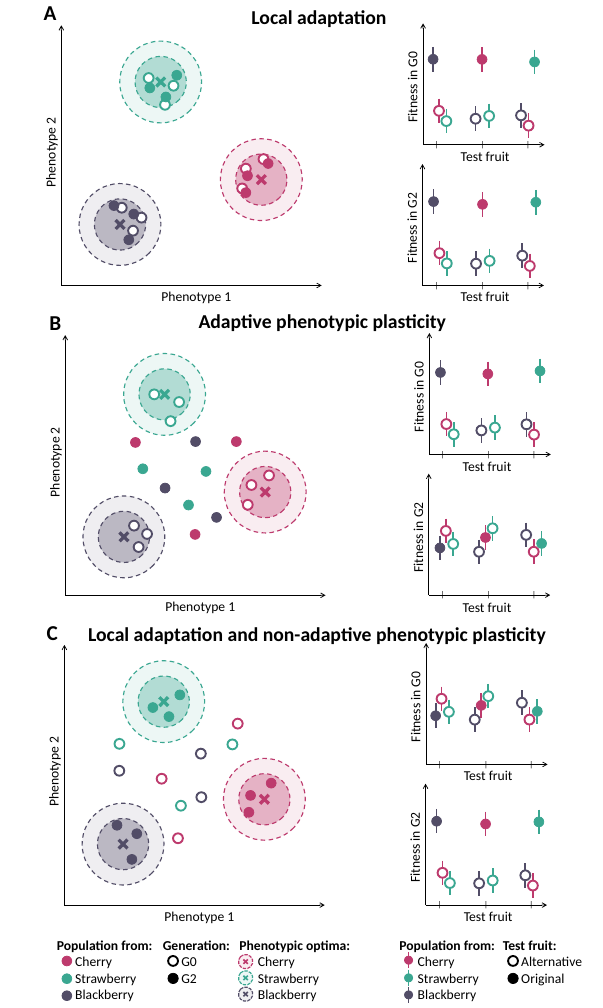
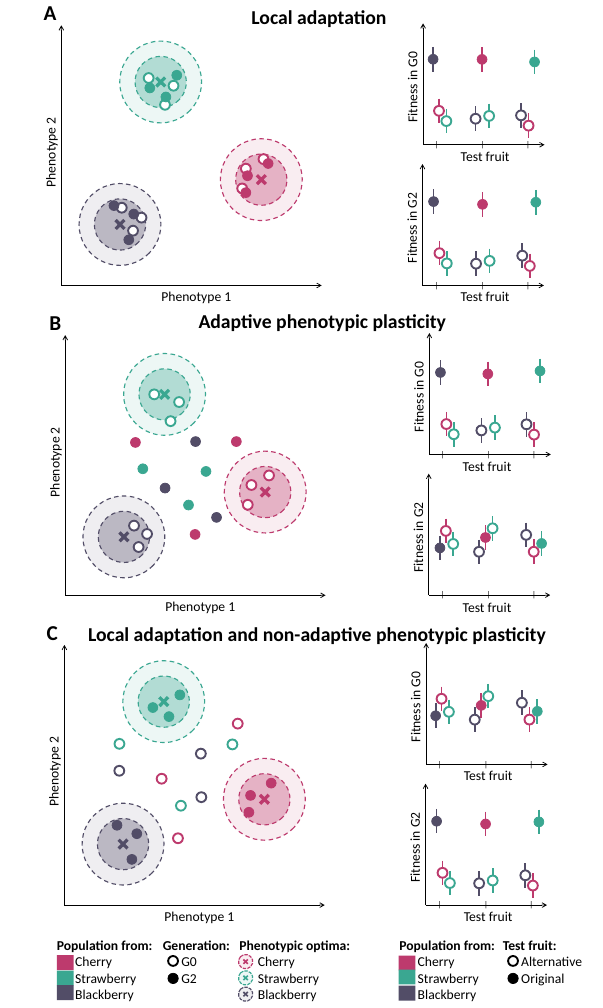
Before and after one commit to nrode/NatPop2021, a slide deck: slide 1 of figures/Fig1.pptx. Drawn at 603x1008 pixels with LibreOffice and Linux fonts; fonts in the diff are those of the drawing. Boxes give left, top, right and bottom in pixels: in the first picture for what was removed or moved away, otherwise in the second. Text is boxed around its words. In the diff, an @@ line names an element or a change of style, - is before the commit and + after.

Commit message:
:dog: clean figure 1 with correct legend

```diff
--- a/figures/Fig1.pptx
+++ b/figures/Fig1.pptx
@@ rectangle added at bbox=[57, 956, 74, 970], fill #BD3A6D @@
@@ rectangle added at bbox=[399, 956, 415, 971], fill #BD3A6D @@
@@ rectangle added at bbox=[57, 971, 74, 986], fill #3AA791 @@
@@ rectangle added at bbox=[57, 986, 74, 1000], fill #524D67 @@
@@ group removed at bbox=[62, 952, 413, 1004]: 6 ellipses, 3 lines @@
@@ rectangle added at bbox=[399, 970, 415, 985], fill #3AA791 @@
@@ rectangle added at bbox=[399, 986, 415, 1001], fill #524D67 @@
```
